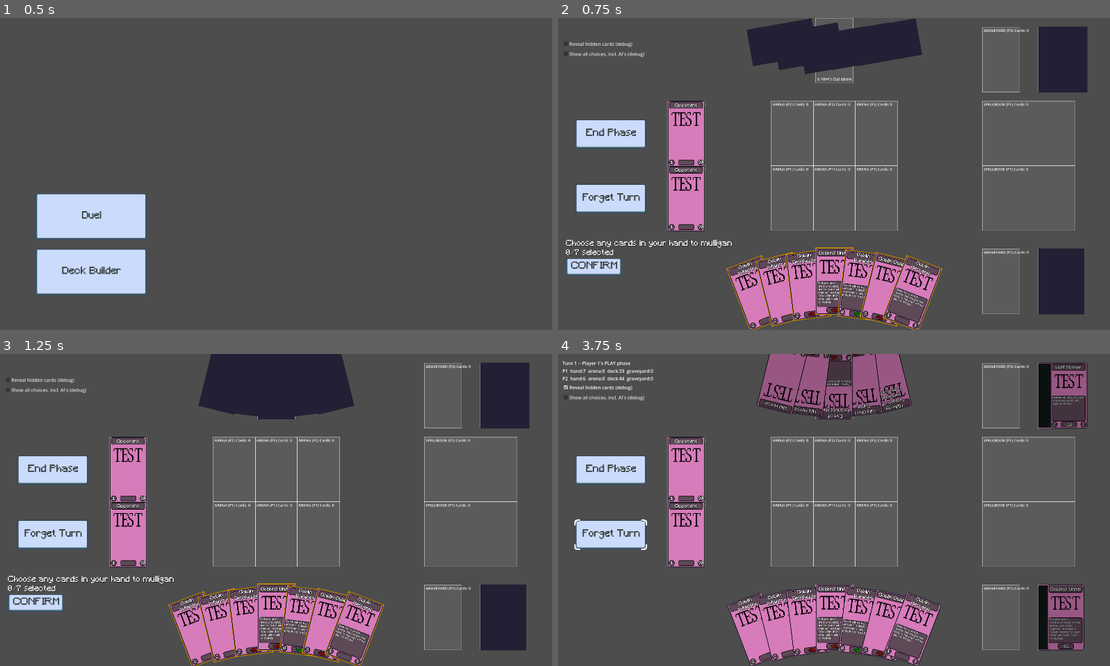
Above: before the commit, frames 1-4 (two rows, left to right).
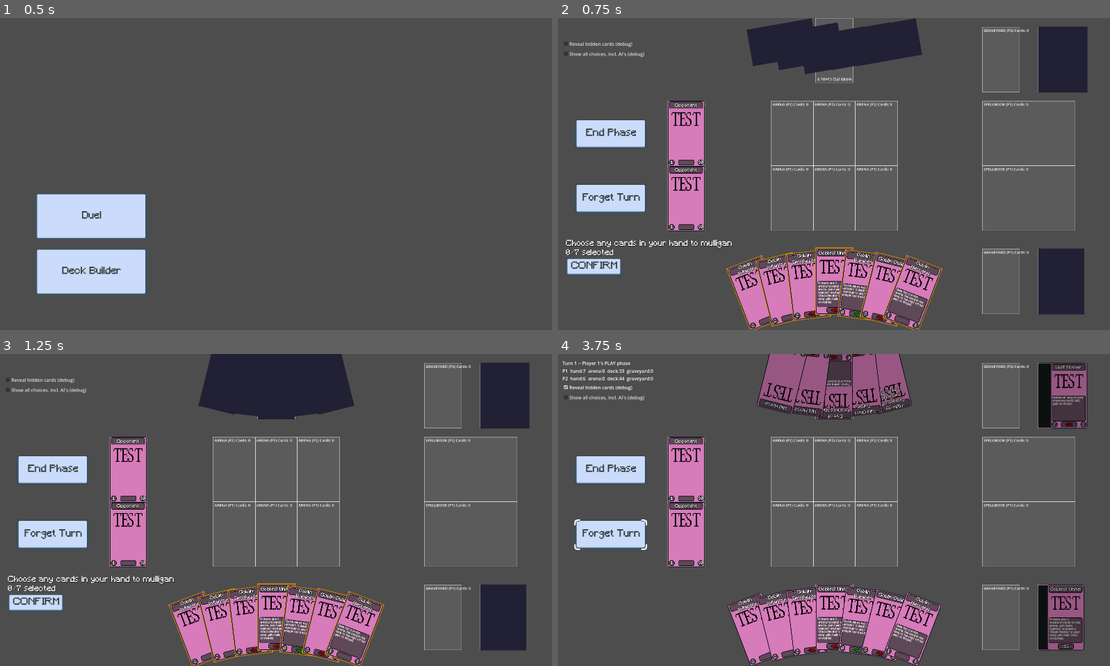
Above: after the commit, the same moments.

Repository: KT0mi/KT0mi_Card_Game_Godot
Game: Godot game, scene res://Scenes/Main.tscn
Two runs of this game, one before a commit and one after it. Both use one fixed random seed, a clock stepped at 60 frames per second and the inputs below.
Inputs:
- Up to frame 1 (0.5 s): no input
- Up to frame 2 (0.75 s): click "Duel" at 0.5 s
- Up to frame 3 (1.25 s): no input
- Up to frame 4 (3.75 s): click "CONFIRM" at 1.25 s; click "End Phase" at 2 s; click "Forget Turn" at 2.75 s; click "Reveal hidden cards (debug)" at 3.5 s

Frame 1 is identical in both runs. In frame 2, 0.3% of the frame differs, in the area x 47-67%, y 84-93%; in frame 3, 0.3%; in frame 4, 0.4%, in the area x 47-95%, y 8-93%.

Commit message:
Changed denomination and added comments to modifier GameActions

Diff:
--- a/Cards/BloodEmpire/ablution.gd
+++ b/Cards/BloodEmpire/ablution.gd
@@ -24,14 +24,14 @@
 			)
 		)
 
-	await GameActions.try_modify_attack(t,
+	await GameActions.try_add_attack_modifier(t,
 	StatModifer.new(
 		func(attack) -> int: return attack + 1,
 		card,
 		"+1 Attack"
 		)
 	)
-	await GameActions.try_modify_endurance(t,
+	await GameActions.try_add_endurance_modifier(t,
 	StatModifer.new(
 		func(endurance) -> int: return endurance - 1,
 		card,
--- a/Cards/Critters/feeding.gd
+++ b/Cards/Critters/feeding.gd
@@ -24,4 +24,4 @@
 		)
 	)
 
-	GameActions.try_modify_endurance(target, StatModifer.delta(1, card))
+	GameActions.try_add_endurance_modifier(target, StatModifer.delta(1, card))
--- a/Cards/Critters/wolf_mother.gd
+++ b/Cards/Critters/wolf_mother.gd
@@ -25,4 +25,4 @@
 	return false
 
 func _wolf_mother_ability(card : CardInstance, _event : DeathEvent) -> void:
-	GameActions.try_modify_attack(card, StatModifer.delta(1))
+	GameActions.try_add_attack_modifier(card, StatModifer.delta(1))
--- a/Cards/Test/TestQuarentine/Goblin Forces (C-L-A)/goblin_captain.gd
+++ b/Cards/Test/TestQuarentine/Goblin Forces (C-L-A)/goblin_captain.gd
@@ -16,8 +16,8 @@
 			Events.PLAY_CARD_RESOLVED,
 			func(c, e):
 				print("goblin_captain: Effect Resolved")
-				GameActions.try_modify_attack(c, StatModifer.delta(1,c))
-				GameActions.try_modify_endurance(c, StatModifer.delta(1,c)),
+				GameActions.try_add_attack_modifier(c, StatModifer.delta(1,c))
+				GameActions.try_add_endurance_modifier(c, StatModifer.delta(1,c)),
 			func(c : CardInstance, e : PlayCardEvent) -> bool: return e.card == c and c.lane == 0
 		)
 	]
--- a/Cards/Test/TestQuarentine/Goblin Forces (C-L-A)/goblin_drummer.gd
+++ b/Cards/Test/TestQuarentine/Goblin Forces (C-L-A)/goblin_drummer.gd
@@ -21,5 +21,5 @@
 func _goblin_drummer_effect(card : CardInstance, event: PlayCardEvent) -> void:
 	for c : CardInstance in card.owner.arena():
 		if c.is_creature():
-			GameActions.try_modify_attack(c, StatModifer.delta(1, card))
-			GameActions.try_modify_endurance(c, StatModifer.delta(1, card))
+			GameActions.try_add_attack_modifier(c, StatModifer.delta(1, card))
+			GameActions.try_add_endurance_modifier(c, StatModifer.delta(1, card))
--- a/Cards/Test/TestQuarentine/Goblin Forces (C-L-A)/goblin_mechanic.gd
+++ b/Cards/Test/TestQuarentine/Goblin Forces (C-L-A)/goblin_mechanic.gd
@@ -9,34 +9,15 @@
 	endurance = 1
 	sets = ["goblin_forces"]
 
-func _build_abilities() -> Array[Ability]:
+func _build_continuous_effects() -> Array[ContinuousEffect]:
 	return [
-		Ability.new(
-			Events.PLAY_CARD_RESOLVED,
-			_goblin_mechanic_effect,
-			func(c,e:PlayCardEvent)->bool: return e.card.owner == c.owner
-		),
-		Ability.new(
-			Events.KILL_RESOLVED,
-			_goblin_mechanic_cleanup,
-			func(c,e:DeathEvent)->bool: return e.card == c,
+		ContinuousEffect.new(
+			ContinuousEffect.Kind.ATTACK,
+			func(source: CardInstance, candidate: CardInstance) -> bool:
+				if source.lane >= source.owner.ARENA_LANES - 1:
+					return false
+				return candidate == source.owner.arena_lanes[source.lane + 1],
+			func(attack : int) -> int:
+				return attack + 1,
 		)
 	]
-
-func _goblin_mechanic_cleanup(card: CardInstance, event: DeathEvent) -> void:
-	if card.lane >= card.owner.ARENA_LANES-1:
-		return
-
-	var c : CardInstance = card.owner.arena_lanes[card.lane+1]
-
-	if c != null:
-		c.clear_modifiers_from(card)
-
-func _goblin_mechanic_effect(card:CardInstance, _event: PlayCardEvent) -> void:
-	if card.lane >= card.owner.ARENA_LANES-1:
-		return
-
-	var c : CardInstance = card.owner.arena_lanes[card.lane+1]
-
-	if c != null:
-		GameActions.try_modify_attack(c, StatModifer.delta(1, card))
--- a/Cards/Test/TestQuarentine/Goblin Forces (C-L-A)/goblins_unite.gd
+++ b/Cards/Test/TestQuarentine/Goblin Forces (C-L-A)/goblins_unite.gd
@@ -22,5 +22,5 @@
 		await GameActions.try_kill_card(c)
 
 	var gm := await GameActions.try_summon_card(card.owner, &"goblin_mecha", Zone.Type.ARENA, 1)
-	GameActions.try_modify_attack(gm, StatModifer.delta(attack_pool, card))
-	GameActions.try_modify_endurance(gm, StatModifer.delta(endurance_pool, card))
+	GameActions.try_add_attack_modifier(gm, StatModifer.delta(attack_pool, card))
+	GameActions.try_add_endurance_modifier(gm, StatModifer.delta(endurance_pool, card))
--- a/Cards/Test/TestQuarentine/Gods' Judgement (S-H-C)/breaking_xenia.gd
+++ b/Cards/Test/TestQuarentine/Gods' Judgement (S-H-C)/breaking_xenia.gd
@@ -9,7 +9,7 @@
 	sets = ["gods_judgement"]
 
 func resolve_effect(card: CardInstance, _event: PlayCardEvent) -> void:
-	GameActions.try_modify_endurance(
+	GameActions.try_add_endurance_modifier(
 		GameState.opponent_of(card.owner).get_player_card(),
 		StatModifer.delta(5, card, "+5 Endurance")
 	)
--- a/Cards/Test/TestQuarentine/Gods' Judgement (S-H-C)/hippocampus.gd
+++ b/Cards/Test/TestQuarentine/Gods' Judgement (S-H-C)/hippocampus.gd
@@ -14,7 +14,7 @@
 		Ability.new(
 			Events.PLAY_CARD_RESOLVED,
 			func(c : CardInstance, e: PlayCardEvent):
-				GameActions.try_modify_attack(c, StatModifer.delta(2, c)),
+				GameActions.try_add_attack_modifier(c, StatModifer.delta(2, c)),
 			func(c : CardInstance, e : PlayCardEvent) -> bool:
 				return e.player == GameState.opponent_of(c.owner) and c.is_creature(),
 		)
--- a/Cards/Test/TestQuarentine/Gods' Judgement (S-H-C)/thetis_oversight.gd
+++ b/Cards/Test/TestQuarentine/Gods' Judgement (S-H-C)/thetis_oversight.gd
@@ -11,5 +11,5 @@
 func resolve_effect(card: CardInstance, _event: PlayCardEvent) -> void:
 	for c in GameState.all_cards_in_arena():
 		if c.is_creature():
-			GameActions.try_modify_attack(c, StatModifer.delta(-1, card))
-			GameActions.try_modify_endurance(c, StatModifer.delta(-1, card))
+			GameActions.try_add_attack_modifier(c, StatModifer.delta(-1, card))
+			GameActions.try_add_endurance_modifier(c, StatModifer.delta(-1, card))
--- a/Cards/Test/test_spell.gd
+++ b/Cards/Test/test_spell.gd
@@ -9,7 +9,7 @@
 
 func resolve_effect(card: CardInstance, event: PlayCardEvent) -> void:
 	for c in card.owner.arena():
-		GameActions.try_modify_endurance(c,
+		GameActions.try_add_endurance_modifier(c,
 		StatModifer.new(func(endurance) -> int: return endurance + 1,
 		card,
 		"+1 Endurance")
--- a/Scenes/Card.tscn
+++ b/Scenes/Card.tscn
@@ -114,6 +114,7 @@
 offset_bottom = 87.0
 mouse_filter = 2
 theme = ExtResource("5_wejov")
+theme_override_constants/outline_size = 0
 bbcode_enabled = true
 text = "Lorem ipsum dolor sit amet, consectetur adipiscing elit. Aliquam nec quam erat. Integer aliquam, ex nec lacinia …(504 unchanged characters)…
 scroll_active = false
--- a/Scripts/CardDataScripts/CardInstance.gd
+++ b/Scripts/CardDataScripts/CardInstance.gd
@@ -66,29 +66,19 @@
 		current_attack = definition.attack
 
 ## Attribute Parsers - methods for parsing the current stats of the card given any modifiers
+##Mostly delegated to CheckSystem
 
 func get_display_text() -> String:
 	return definition.get_display_text(self)
 
 func get_attack() -> int:
-	var value := current_attack
-	for modifier in attack_modifiers:
-		value = modifier.apply(value)
-	return value
+	return CheckSystem.attack_of(self)
 
 func get_endurance() -> int:
-	var value := current_endurance
-	for modifer in endurance_modifiers:
-		value = modifer.apply(value)
-	return value
+	return CheckSystem.endurance_of(self)
 
 func get_gate() -> CardGate:
-	var gate := definition.gate
-	if gate == null:
-		return null
-	for modifier in gate_modifiers:
-		gate = modifier.apply(gate)
-	return gate
+	return CheckSystem.gate_of(self)
 
 ## --- Counters --------------------------------
 func get_counter(key: StringName) -> int:
--- a/Scripts/Events.gd
+++ b/Scripts/Events.gd
@@ -36,11 +36,11 @@
 const SUMMON_REQUEST = &"on_summon_request"
 const SUMMON_RESOLVED = &"on_summon_resolved"
 #Modifier Game Action Events
-const MODIFY_ATTACK_REQUEST = &"on_try_modify_attack"
+const MODIFY_ATTACK_REQUEST = &"on_try_add_attack_modifier"
 const MODIFY_ATTACK_RESOLVE = &"on_modify_attack"
-const MODIFY_ENDURANCE_REQUEST = &"on_try_modify_endurance"
+const MODIFY_ENDURANCE_REQUEST = &"on_try_add_endurance_modifier"
 const MODIFY_ENDURANCE_RESOLVE = &"on_modify_endurance"
-const MODIFY_GATE_REQUEST = &"on_try_modify_gate"
+const MODIFY_GATE_REQUEST = &"on_try_add_gate_modifier"
 const MODIFY_GATE_RESOLVE = &"on_modify_gate"
 
 ##Pipeline Events
--- a/Scripts/GameActions.gd
+++ b/Scripts/GameActions.gd
@@ -119,31 +119,36 @@
 		await ZoneManager.move_to(card, Zone.Type.HAND, ZoneChangeEvent.Reason.DRAW)
 	await TriggerSystem.emit(Events.DRAW_CARD_RESOLVED, event)
 
-func try_modify_attack(target: CardInstance, mod : StatModifer) -> bool:
-	print("GameActions: Requested try_modify_attack action")
+## For DURABLE, source-independent modifications only (e.g. a spell that
+## permanently grants +N Attack). For "while [source] is in play" effects,
+## don't call this -- declare a ContinuousEffect on the source's
+## CardDefinition instead; CheckSystem picks it up with no add/remove step.
+## See the comment on CardInstance.attack_modifiers for the full rationale.
+func try_add_attack_modifier(target: CardInstance, mod : StatModifer) -> bool:
+	print("GameActions: Requested try_add_attack_modifier action")
 	var event := ModifierEvent.new(target, mod.source, mod)
 	await TriggerSystem.emit(Events.MODIFY_ATTACK_REQUEST, event)
 	if event.cancelled:
-		print("GameActions: Failed try_modify_attack action. Reason: Request intercepted")
+		print("GameActions: Failed try_add_attack_modifier action. Reason: Request intercepted")
 		return false
 
 	target.attack_modifiers.append(mod)
 	card_stat_changed.emit(target)
-	print("GameActions: Resolved try_modify_attack action sucessfully.")
+	print("GameActions: Resolved try_add_attack_modifier action sucessfully.")
 	await TriggerSystem.emit(Events.MODIFY_ATTACK_RESOLVE, event)
 	return true
 
-func try_modify_endurance(target: CardInstance, mod : StatModifer) -> bool:
-	print("GameActions: Requested try_modify_endurance action")
+func try_add_endurance_modifier(target: CardInstance, mod : StatModifer) -> bool:
+	print("GameActions: Requested try_add_endurance_modifier action")
 	var event := ModifierEvent.new(target, mod.source, mod)
 	await TriggerSystem.emit(Events.MODIFY_ENDURANCE_REQUEST, event)
 	if event.cancelled:
-		print("GameActions: Failed try_modify_endurance action. Reason: Request intercepted")
+		print("GameActions: Failed try_add_endurance_modifier action. Reason: Request intercepted")
 		return false
 
 	target.endurance_modifiers.append(mod)
 	card_stat_changed.emit(target)
-	print("GameActions: Resolved try_modify_endurance action sucessfully.")
+	print("GameActions: Resolved try_add_endurance_modifier action sucessfully.")
 
 	#Check if card died, after modifying endurance
 	RulesEngine.check_state_based_actions()
@@ -151,17 +156,17 @@
 	await TriggerSystem.emit(Events.MODIFY_ENDURANCE_REQUEST, event)
 	return true
 
-func try_modify_gate(target: CardInstance, mod : GateModifier) -> bool:
-	print("GameActions: Requested try_modify_gate action")
+func try_add_gate_modifier(target: CardInstance, mod : GateModifier) -> bool:
+	print("GameActions: Requested try_add_gate_modifier action")
 	var event := ModifierEvent.new(target, mod.source, mod)
 	await TriggerSystem.emit(Events.MODIFY_GATE_REQUEST, event)
 	if event.cancelled:
-		print("GameActions: Failed try_modify_gate action. Reason: Request intercepted")
+		print("GameActions: Failed try_add_gate_modifier action. Reason: Request intercepted")
 		return false
 
 	target.gate_modifiers.append(mod)
 	card_stat_changed.emit(target)
-	print("GameActions: Resolved try_modify_gate action sucessfully.")
+	print("GameActions: Resolved try_add_gate_modifier action sucessfully.")
 	await TriggerSystem.emit(Events.MODIFY_GATE_RESOLVE, event)
 	return true
 
--- a/Scripts/SceneScripts/CardViewManager.gd
+++ b/Scripts/SceneScripts/CardViewManager.gd
@@ -38,7 +38,7 @@
 	if node == null:
 		return  # card has no visual representation yet/anymore -- fine, e.g. still in deck
 
-	refresh_all_cards()
+
 
 	var old_holder : CardHolder = _holder_nodes.get(_key(card.owner, from_zone, from_lane))
 	if old_holder:
@@ -48,7 +48,7 @@
 	if holder:
 		holder.add_card(node)
 
-	node._refresh_visuals()
+	refresh_cards(GameState.all_visible_cards())
 
 func _key(player: Player, zone: Zone.Type, lane : int = -1) -> String:
 	return "%s:%s:%s" % [player.get_instance_id(), zone, lane]
